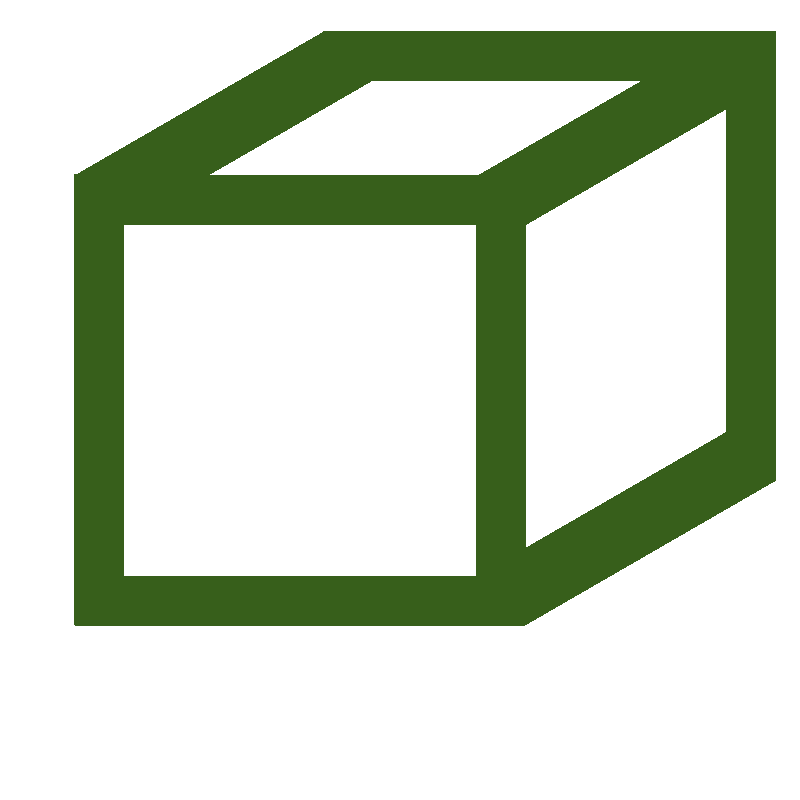
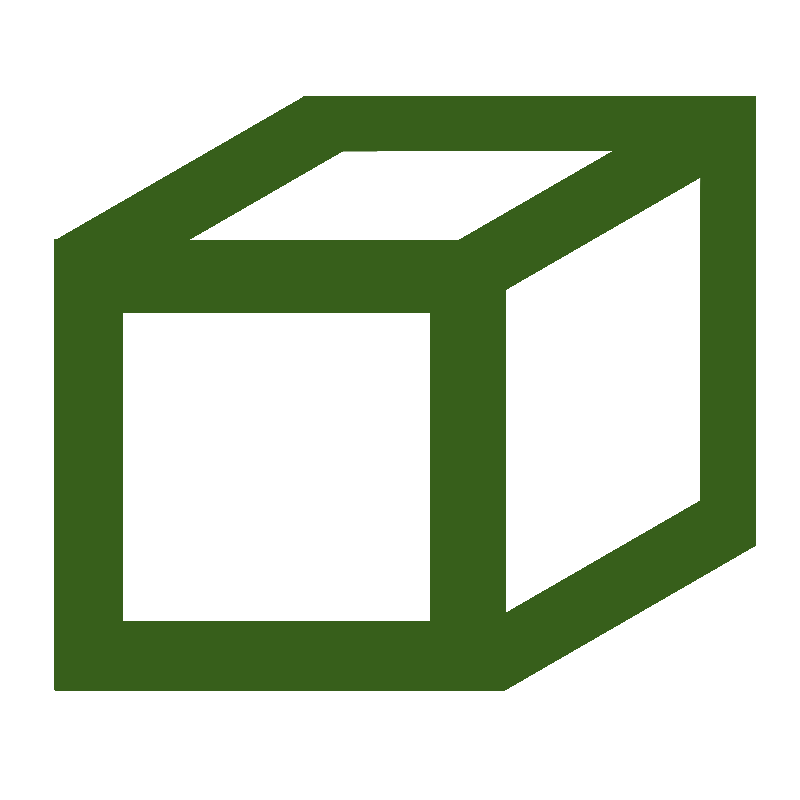
Layered file, before and after one edit (800px x 800px). Changes by layer:
painted on "glowna" over box(54, 31, 776, 691)
